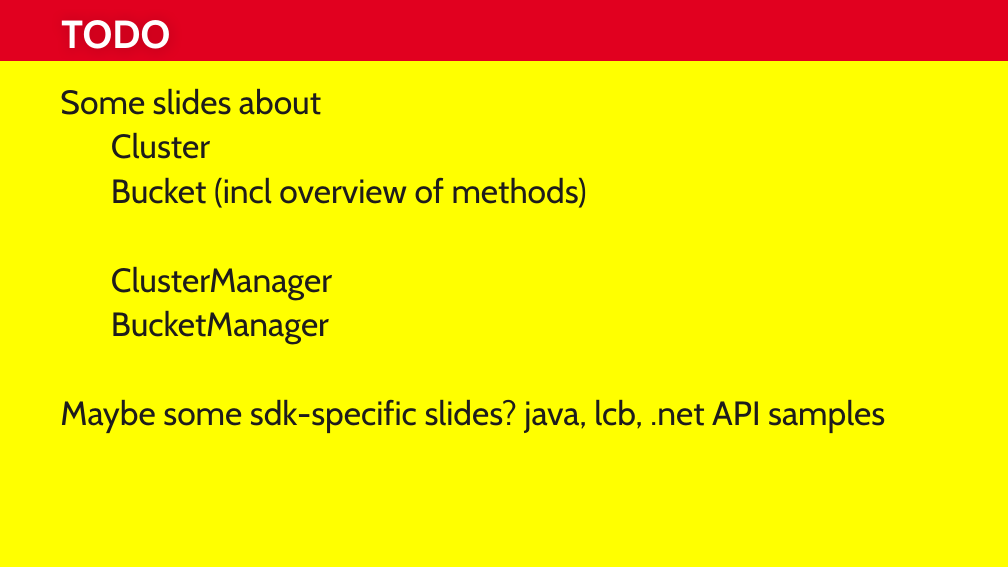
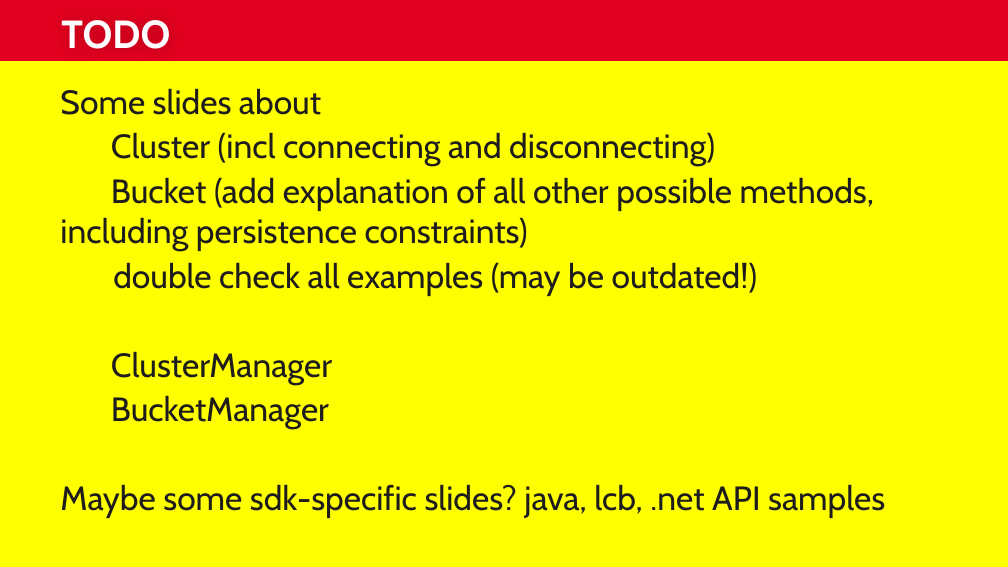
Before and after one commit to subalakr/workshop, a slide deck: slide 8 of server/presentations/02_SDKs.pptx (slide 9 before the commit). Drawn at 1008x567 pixels with LibreOffice and Linux fonts; fonts in the diff are those of the drawing; background and template pictures are left out. Boxes give left, top, right and bottom in pixels: in the first picture for what was removed or moved away, otherwise in the second. Text is boxed around its words. In the diff, an @@ line names an element or a change of style, - is before the commit and + after.

Commit message:
more content on sdk bucket api

```diff
--- a/server/presentations/02_SDKs.pptx
+++ b/server/presentations/02_SDKs.pptx
@@ text at (60,132,874,296): text changed @@
-Cluster
-Bucket (incl overview of methods)
+Cluster (incl connecting and disconnecting)
+Bucket (add explanation of all other possible methods, including persistence constraints)
+double check all examples (may be outdated!)
```
Also in this commit, not shown: 9 slides added, 1 slide removed.
